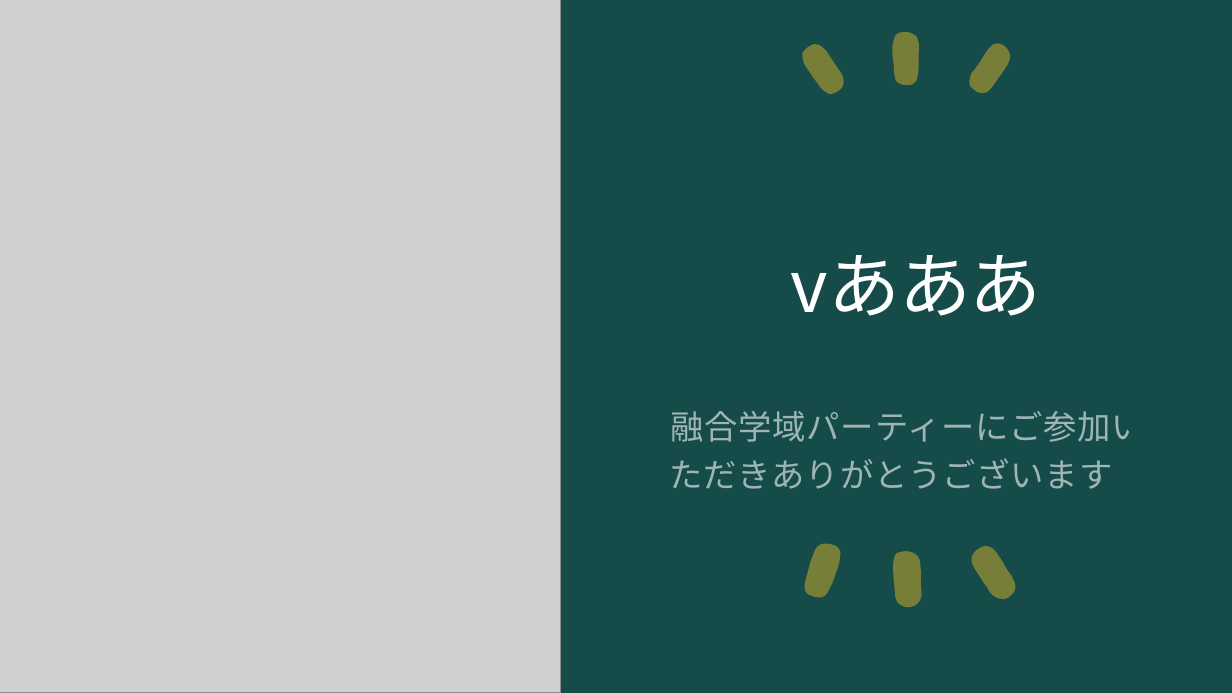
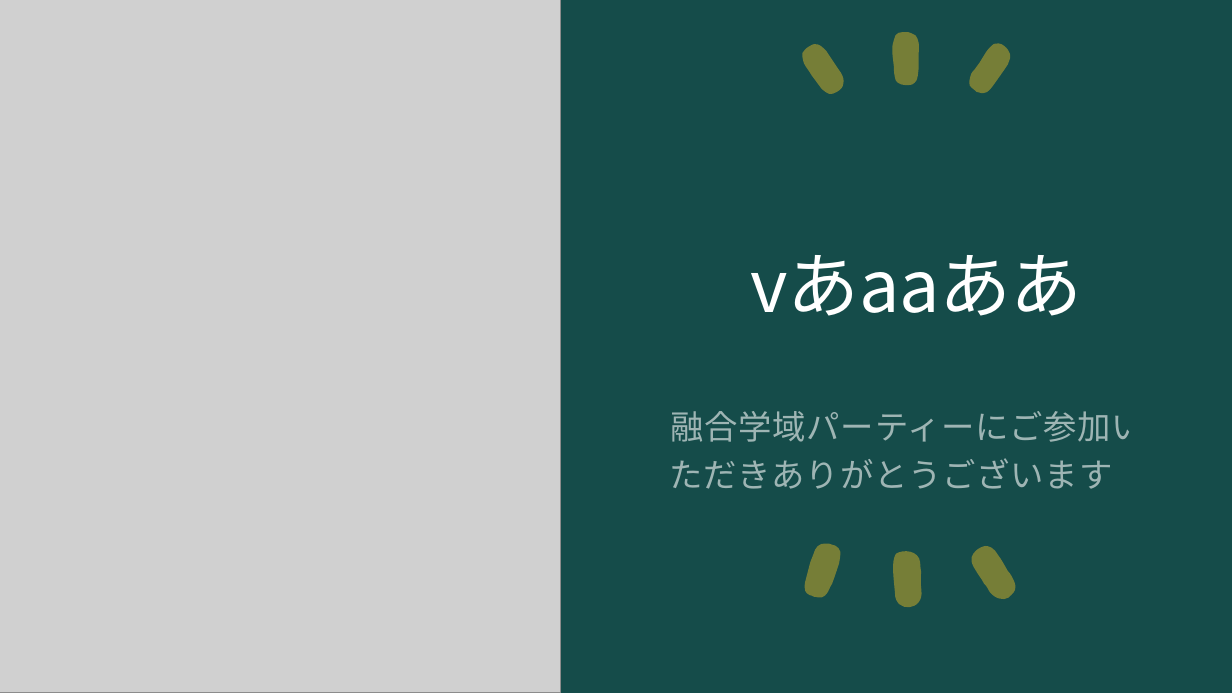
Before and after one commit to ogawa3427/utils, a slide deck: slide 1 of 2024quiz/quiz.pptx. Drawn at 1232x693 pixels with LibreOffice and Linux fonts; fonts in the diff are those of the drawing; grey boxes stand for pictures. Boxes give left, top, right and bottom in pixels: in the first picture for what was removed or moved away, otherwise in the second. Text is boxed around its words. In the diff, an @@ line names an element or a change of style, - is before the commit and + after.

Commit message:
aa

```diff
--- a/2024quiz/quiz.pptx
+++ b/2024quiz/quiz.pptx
@@ title at <box>750,255,1082,316</box>: text changed @@
-vあああ
+vあaaああ
```
